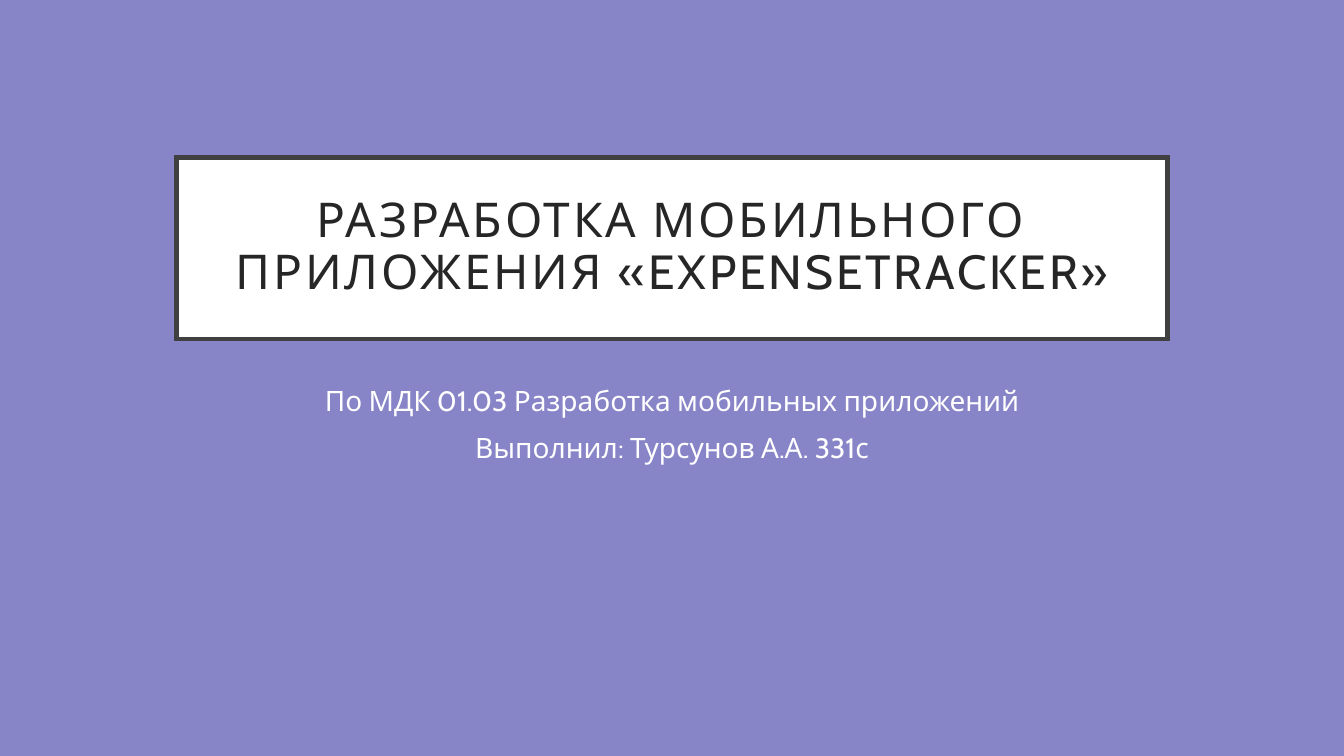
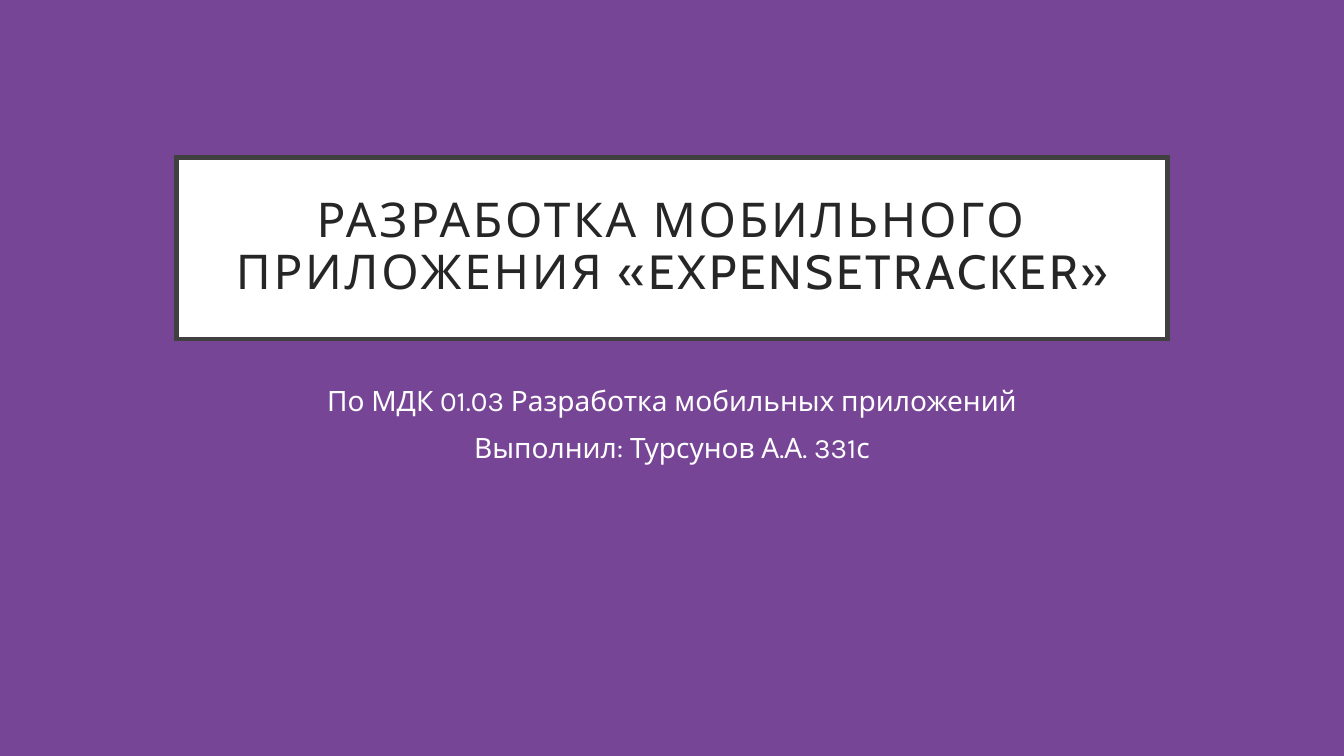
Before and after one commit to fl0k1337/qwe, a slide deck: slide 1 of Разработка мобильного приложения «ExpenseTracker».pptx. Drawn at 1344x756 pixels with LibreOffice and Linux fonts; fonts in the diff are those of the drawing. Boxes give left, top, right and bottom in pixels: in the first picture for what was removed or moved away, otherwise in the second. Text is boxed around its words. In the diff, an @@ line names an element or a change of style, - is before the commit and + after.

```diff
--- a/Разработка мобильного приложения «ExpenseTracker».pptx
+++ b/Разработка мобильного приложения «ExpenseTracker».pptx
@@ background #8784C7 to #774595 @@
@@ subtitle "По МДК 01.03 Разработка мобильных ..." at (327,389,1017,465): font Cabin to Karla @@
```
Also in this commit, not shown: 8 other slides changed.
